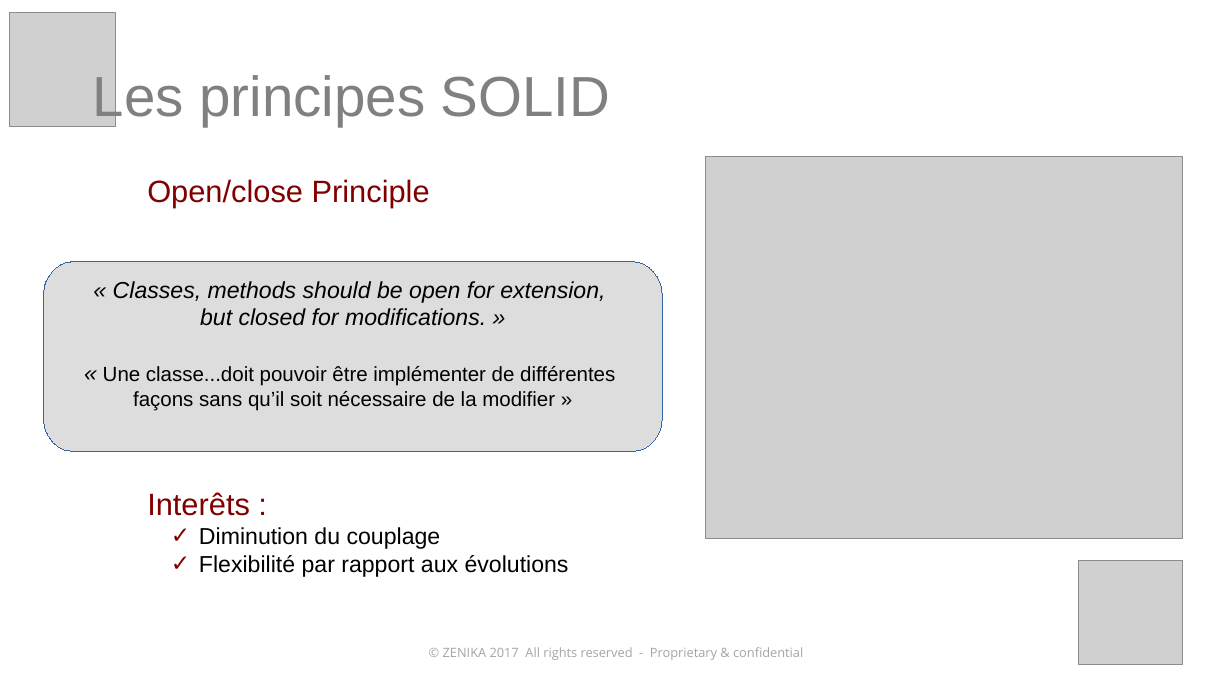
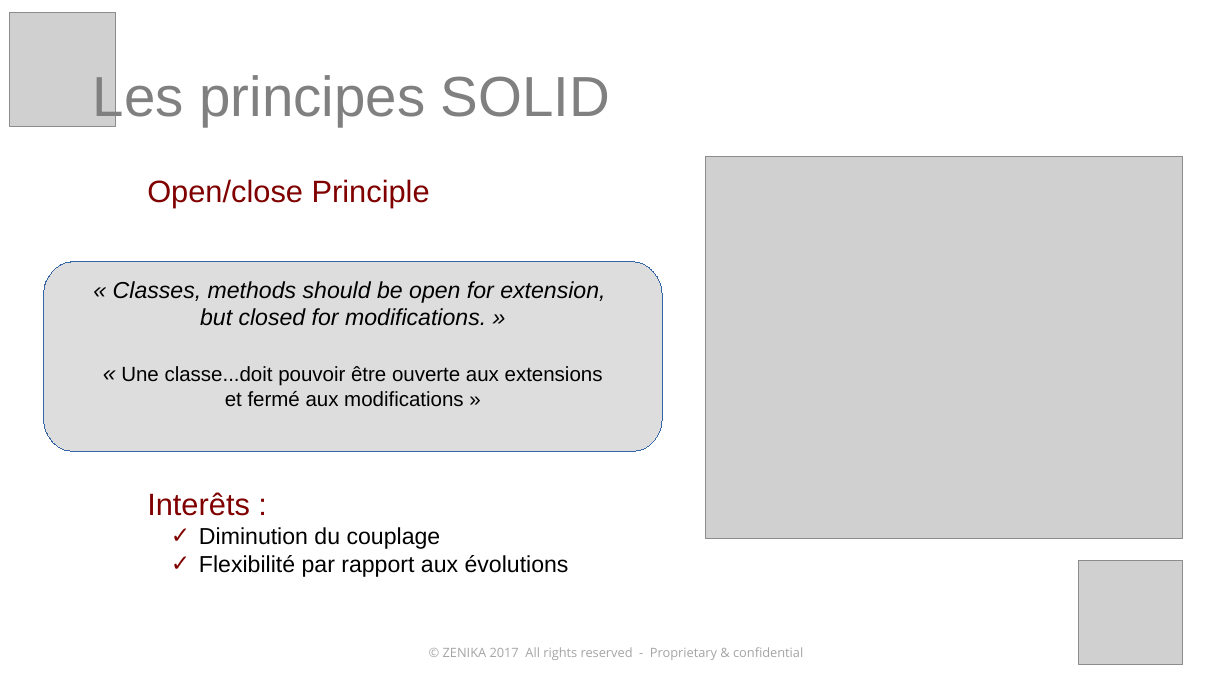
Before and after one commit to kronann/solid-dinosaur, a slide deck: slide 8 of solid-workshop.pptx (slide 6 before the commit). Drawn at 1232x693 pixels with LibreOffice and Linux fonts; fonts in the diff are those of the drawing; grey boxes stand for pictures. Boxes give left, top, right and bottom in pixels: in the first picture for what was removed or moved away, otherwise in the second. Text is boxed around its words. In the diff, an @@ line names an element or a change of style, - is before the commit and + after.

```diff
--- a/solid-workshop.pptx
+++ b/solid-workshop.pptx
@@ text in freeform shape at (x1=121, y1=366, x2=603, y2=406): text changed @@
-« Une classe...doit pouvoir être implémenter de différentes
-façons sans qu’il soit nécessaire de la modifier »
+« Une classe...doit pouvoir être ouverte aux extensions
+et fermé aux modifications »
```
Also in this commit, not shown: 3 other slides changed, 2 slides added, 1 other file.
